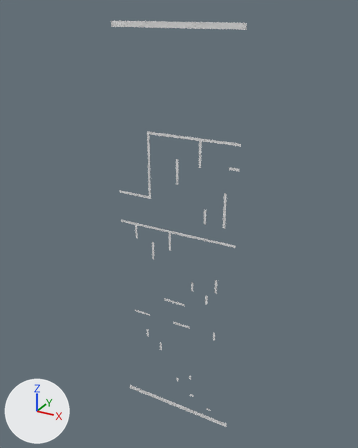
A saved change to the OBJ model Assets/Tiled2Unity/Meshes/level3-3 template.obj.
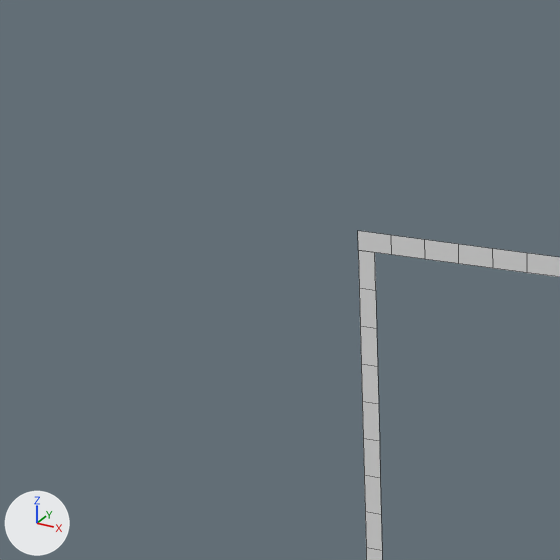
Old and new are each drawn whole from a 50 mm camera at (48.1, -125.6, 3.8) aimed at (-22.7, 3.2, -60.6) and again close up on the part from 27% to 49% of the width and 22% to 39% of the height. Arrows for +X, +Y and +Z are at lower left; the lights stay in place. The close-ups show mesh edges as thin lines. Where no turn or scale is listed for an object, it has been applied to the vertices.

In view in the first close-up: 'level3-3 template'.
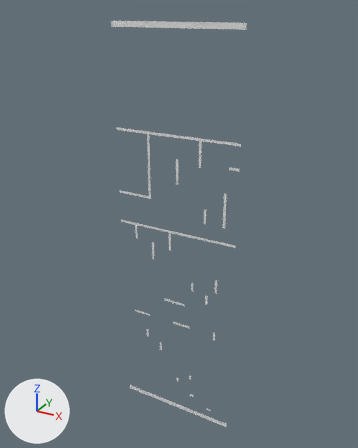
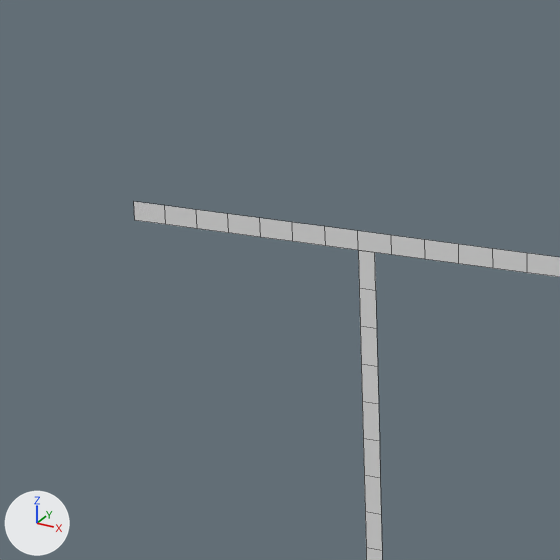
The change, as a diff of the scene's bpy script:
```diff
--- a/Assets/Tiled2Unity/Meshes/level3-3 template.obj.py
+++ b/Assets/Tiled2Unity/Meshes/level3-3 template.obj.py
@@ me_level3_3_template @@
 me_level3_3_template.from_pydata(...)  # 409 vertices, 180 faces; spans x -43.2..-1.6, y 0.0, z -134.4..0.0
 # used by ob_level3_3_template; location = (0.0, 0.0, 0.0)
 # verts and faces of me_level3_3_template; kept vertices keep their numbers, new ones are numbered from 409
 # before: 146 (-32.0, 0.0, -31.6) at pixel (358, 250), 147 (-32.0, 0.0, -30.8) at pixel (357, 230)
+# me_level3_3_template part 1
+verts[409] = (-33.6, 0.0, -31.6)  # pixel (325, 245)
+verts[410] = (-35.2, 0.0, -31.6)  # pixel (292, 241)
+verts[411] = (-36.8, 0.0, -31.6)  # pixel (260, 237)
+verts[412] = (-38.4, 0.0, -31.6)  # pixel (228, 232)
+verts[413] = (-40.0, 0.0, -31.6)  # pixel (197, 228)
+verts[414] = (-41.6, 0.0, -31.6)  # pixel (165, 224)
+verts[415] = (-43.2, 0.0, -31.6)  # pixel (134, 220)
+for new, old in zip([*range(416, 423)], [*range(409, 416)]): verts[new] = verts[old] + (0.0, 0.0, 0.8)
+faces += [(146, 409, 416, 147), (409, 410, 417, 416), (410, 411, 418, 417), (411, 412, 419, 418), (412, 413, 420, 419), (413, 414, 421, 420)]
+faces += [(414, 415, 422, 421)]
```

Pixel boxes (x1, y1, x2, y2) of what changed, in the close-ups (560 x 560 px):
'level3-3 template', reshaped: before (358, 231, 560, 560); after (134, 202, 560, 560)
part 1 of me_level3_3_template, added: after (134, 202, 358, 250)
